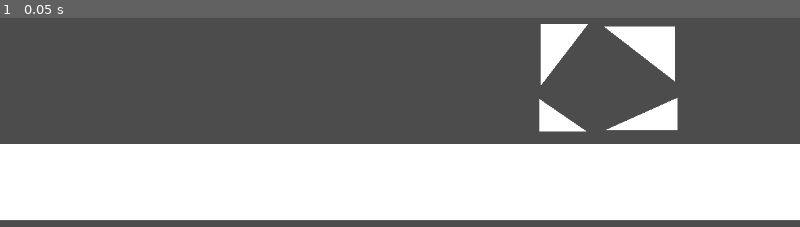
Above: before the commit, frame 1.
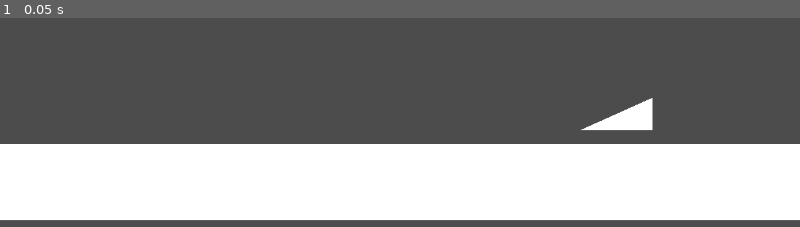
Above: after the commit, the same moment.

Repository: MBatt1/Chillenium-Jam
Game: Godot game, scene res://level/TestSlope.tscn
Same seed, same stepped clock (60 frames per second), same inputs: the game is played once before the commit and once after it. This scene is started directly instead of the project's main scene.
Inputs:
- Up to frame 1 (0.05 s): no input

The runs differ from the first frame. In frame 1, 3.5% of the frame differs, in the area x 67-85%, y 2-55%.

Commit message:
fix slopes

Diff:
--- a/level/TestSlope.tscn
+++ b/level/TestSlope.tscn
@@ -32,27 +32,6 @@
 margin_right = 1545.0
 margin_bottom = 546.0
 
-[node name="Surface2" parent="." instance=ExtResource( 1 )]
-margin_left = 825.0
-margin_top = 232.0
-margin_right = 901.0
-margin_bottom = 331.0
-type = 3
-
-[node name="Surface3" parent="." instance=ExtResource( 1 )]
-margin_left = 823.0
-margin_top = 352.0
-margin_right = 899.0
-margin_bottom = 404.0
-type = 1
-
-[node name="Surface4" parent="." instance=ExtResource( 1 )]
-margin_left = 926.0
-margin_top = 236.0
-margin_right = 1040.0
-margin_bottom = 324.0
-type = 2
-
 [node name="Surface5" parent="." instance=ExtResource( 1 )]
 margin_left = 928.0
 margin_top = 350.0
--- a/objects/level/SurfaceSlope.gd
+++ b/objects/level/SurfaceSlope.gd
@@ -18,22 +18,25 @@
 func _ready():
 	var x_size = abs(margin_left-margin_right)
 	var y_size = abs(margin_top-margin_bottom)
+	var points = PoolVector2Array()
 	if type == Type.DOWN_RIGHT:
-		$Polygon2D.polygon[0] = Vector2(x_size, 0)
-		$Polygon2D.polygon[1] = Vector2(x_size, y_size)
-		$Polygon2D.polygon[2] = Vector2(0, y_size)
+		points.append(Vector2(x_size, 0))
+		points.append(Vector2(x_size, y_size))
+		points.append(Vector2(0, y_size))
 	elif type == Type.DOWN_LEFT:
-		$Polygon2D.polygon[0] = Vector2(0, 0)
-		$Polygon2D.polygon[1] = Vector2(x_size, y_size)
-		$Polygon2D.polygon[2] = Vector2(0, y_size)
+		points.append(Vector2(0, 0))
+		points.append(Vector2(x_size, y_size))
+		points.append(Vector2(0, y_size))
 	elif type == Type.UP_RIGHT:
-		$Polygon2D.polygon[0] = Vector2(0, 0)
-		$Polygon2D.polygon[1] = Vector2(x_size, 0)
-		$Polygon2D.polygon[2] = Vector2(x_size, y_size)
+		points.append(Vector2(0, 0))
+		points.append(Vector2(x_size, 0))
+		points.append(Vector2(x_size, y_size))
 	elif type == Type.UP_LEFT:
-		$Polygon2D.polygon[0] = Vector2(0, 0)
-		$Polygon2D.polygon[1] = Vector2(x_size, 0)
-		$Polygon2D.polygon[2] = Vector2(0, y_size)
+		points.append(Vector2(0, 0))
+		points.append(Vector2(x_size, 0))
+		points.append(Vector2(0, y_size))
+	$Polygon2D.polygon = points
+	$StaticBody2D/CollisionPolygon2D.polygon = points
 
 
 
--- a/objects/level/SurfaceSlope.tscn
+++ b/objects/level/SurfaceSlope.tscn
@@ -5,14 +5,12 @@
 [node name="SurfaceSlope" type="ReferenceRect"]
 margin_right = 40.0
 margin_bottom = 40.0
+border_color = Color( 0.0313726, 0, 1, 1 )
 border_width = 2.0
 script = ExtResource( 1 )
 
 [node name="StaticBody2D" type="StaticBody2D" parent="."]
 
 [node name="CollisionPolygon2D" type="CollisionPolygon2D" parent="StaticBody2D"]
-polygon = PoolVector2Array( 0, 40, 40, 40, 40, 0 )
 
 [node name="Polygon2D" type="Polygon2D" parent="."]
-position = Vector2( 40, 0 )
-polygon = PoolVector2Array( 0, 0, 0, 40, -40, 40 )
